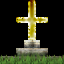
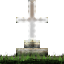
Revision of a layered 64 x 64 image; what changed, layer by layer:
added layer "Calque #8" above "excalibur-front.png" over [0,57,64,64]
added layer "excalibur-front.png" above "Copie de default_grass_side.png" over [0,0,64,64]
hid "Copie de default_grass_side.png" over [0,48,64,64]
hid "Calque #2" over [16,0,48,40]
hid "Copie de castle_pavement_brick.png" over [0,40,64,64]
hid "Visible #2" over [0,0,64,64]
hid "Calque #1" over [0,0,64,64]
